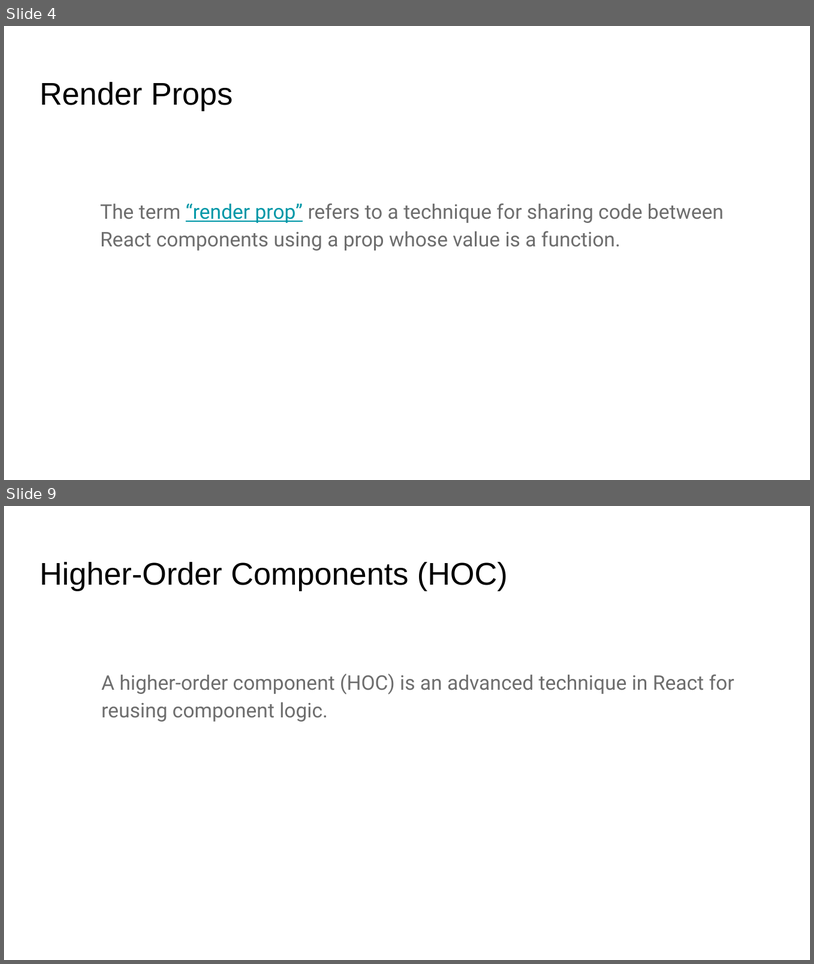
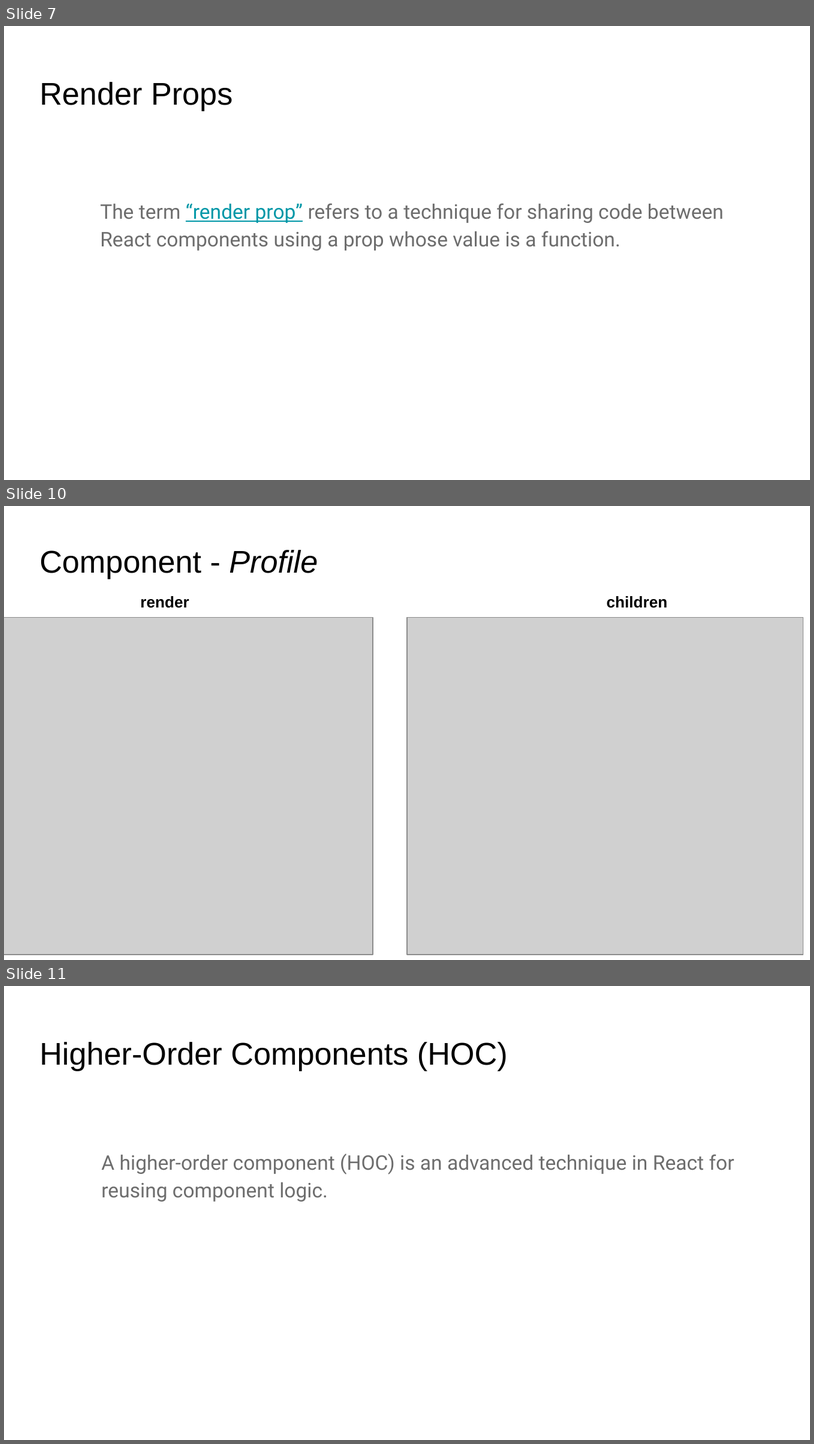
Before and after one commit to ridoansaleh/sharing-business-logic, a slide deck: docs/Sharing Common Logic Between Components.pptx. Shown one above the other, each under a label of ours: slides 4 and 9 before the commit, slides 7, 10 and 11 after it; the slides between them are not shown. The pictures are 814x964 and 814x1444 pixels, drawn with LibreOffice and Linux fonts; fonts in the diff are those of the drawing; grey boxes stand for pictures. Boxes give left, top, right and bottom in pixels: in the first picture for what was removed or moved away, otherwise in the second. Text is boxed around its words. In the diff, an @@ line names an element or a change of style, - is before the commit and + after.

Commit message:
update docs and add children props (#2)

```diff
--- a/docs/Sharing Common Logic Between Components.pptx
+++ b/docs/Sharing Common Logic Between Components.pptx
@@ slide 10 added at [4, 506, 810, 960], background #FFFFFF @@
@@ title added at [39, 550, 318, 579], 28 pt, text #000000 @@
+Component - Profile
@@ title added at [140, 596, 189, 608], 14 pt, text #000000, bold @@
+render
@@ title added at [607, 596, 668, 608], 14 pt, text #000000, bold @@
+children
@@ picture added at [4, 617, 374, 954] @@
@@ picture added at [407, 617, 804, 954] @@
@@ what was slide 4 is now slide 7 @@
@@ what was slide 9 is now slide 11 @@
```
Also in this commit, not shown: 7 slides changed, 5 other slides added, 4 slides removed, 7 other files.
